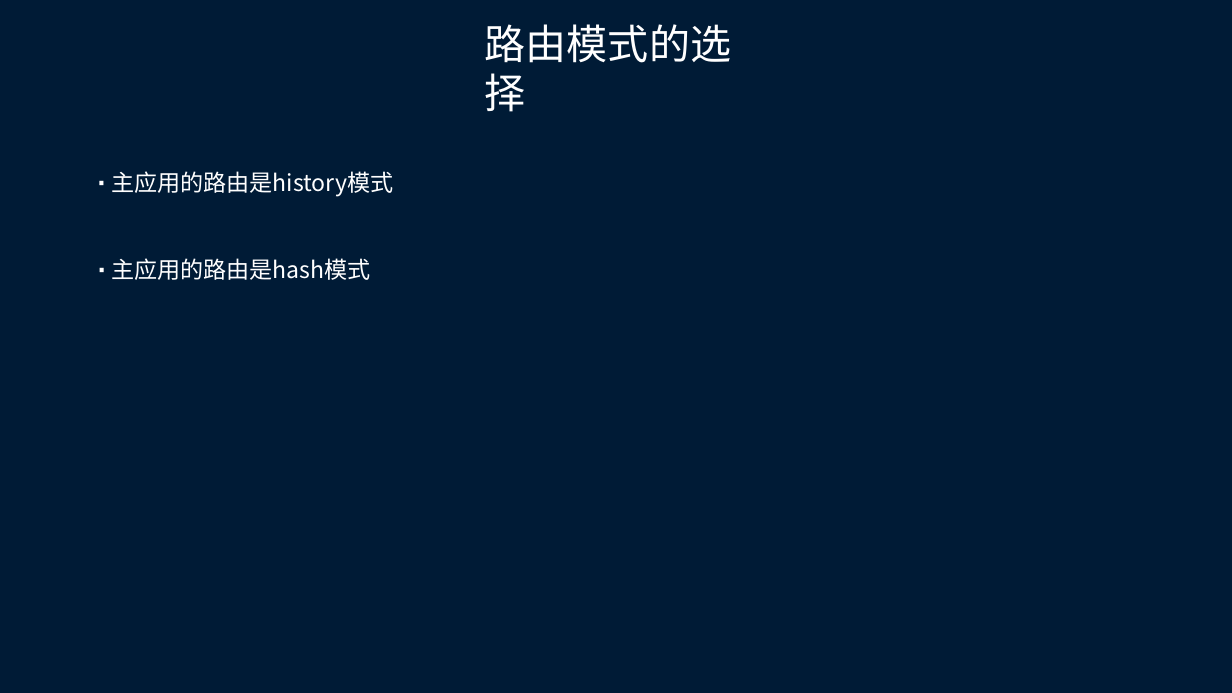
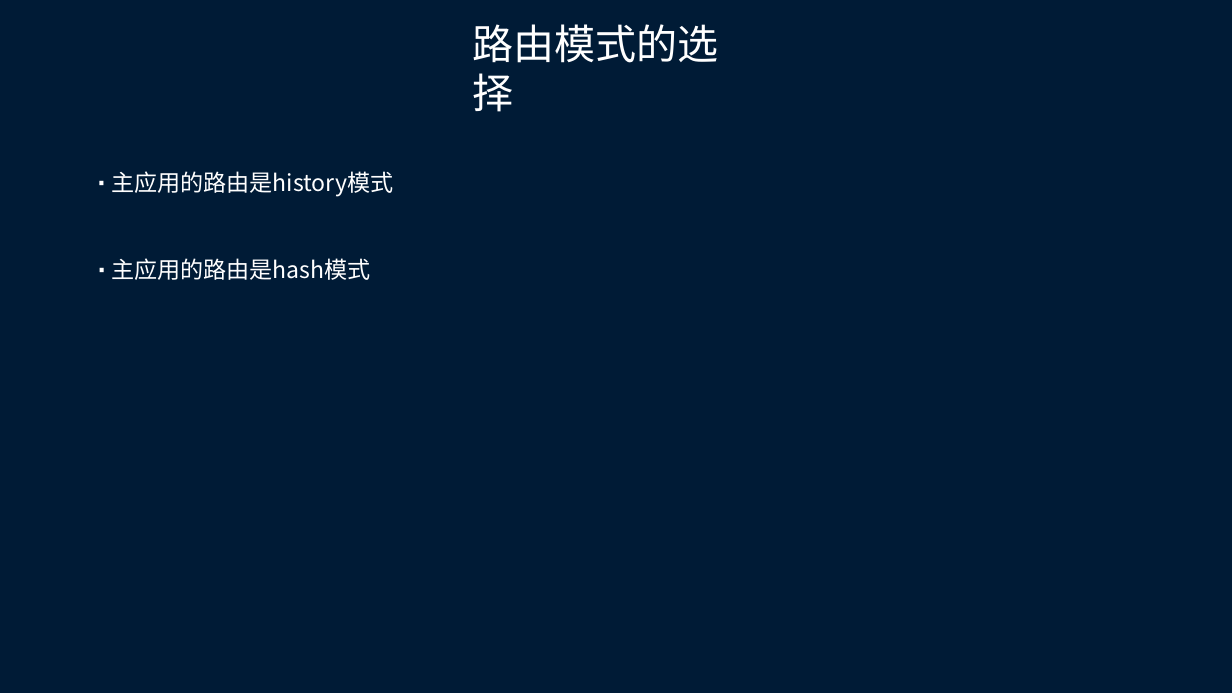
Before and after one commit to cookiepool/summary, a slide deck: slide 24 of 微前端.pptx. Drawn at 1232x693 pixels with LibreOffice and Linux fonts; fonts in the diff are those of the drawing. Boxes give left, top, right and bottom in pixels: in the first picture for what was removed or moved away, otherwise in the second. Text is boxed around its words. In the diff, an @@ line names an element or a change of style, - is before the commit and + after.

```diff
--- a/微前端.pptx
+++ b/微前端.pptx
@@ text "路由模式的选择": place and size @@
-text "路由模式的选择" at [485, 24, 731, 112]
+text "路由模式的选择" at [472, 24, 718, 112]
```
Also in this commit, not shown: 1 other slide changed, 1 slide added.
